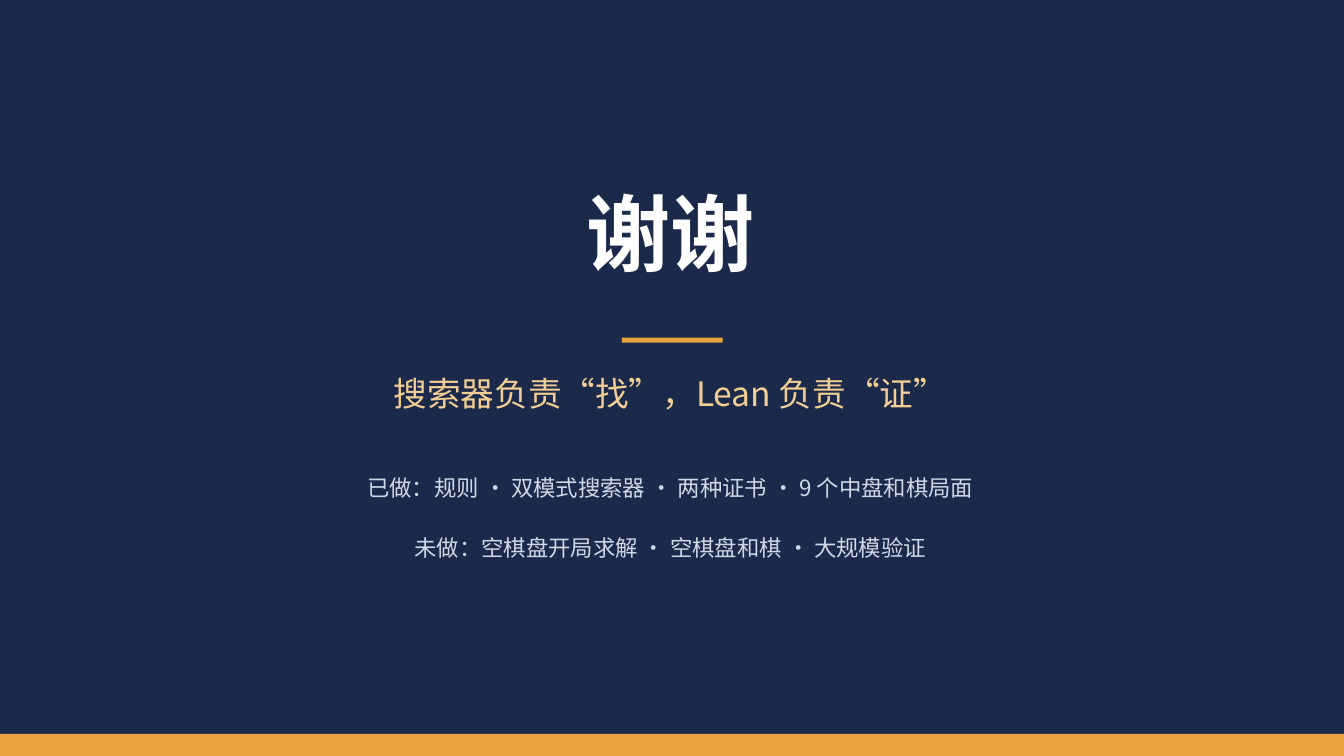
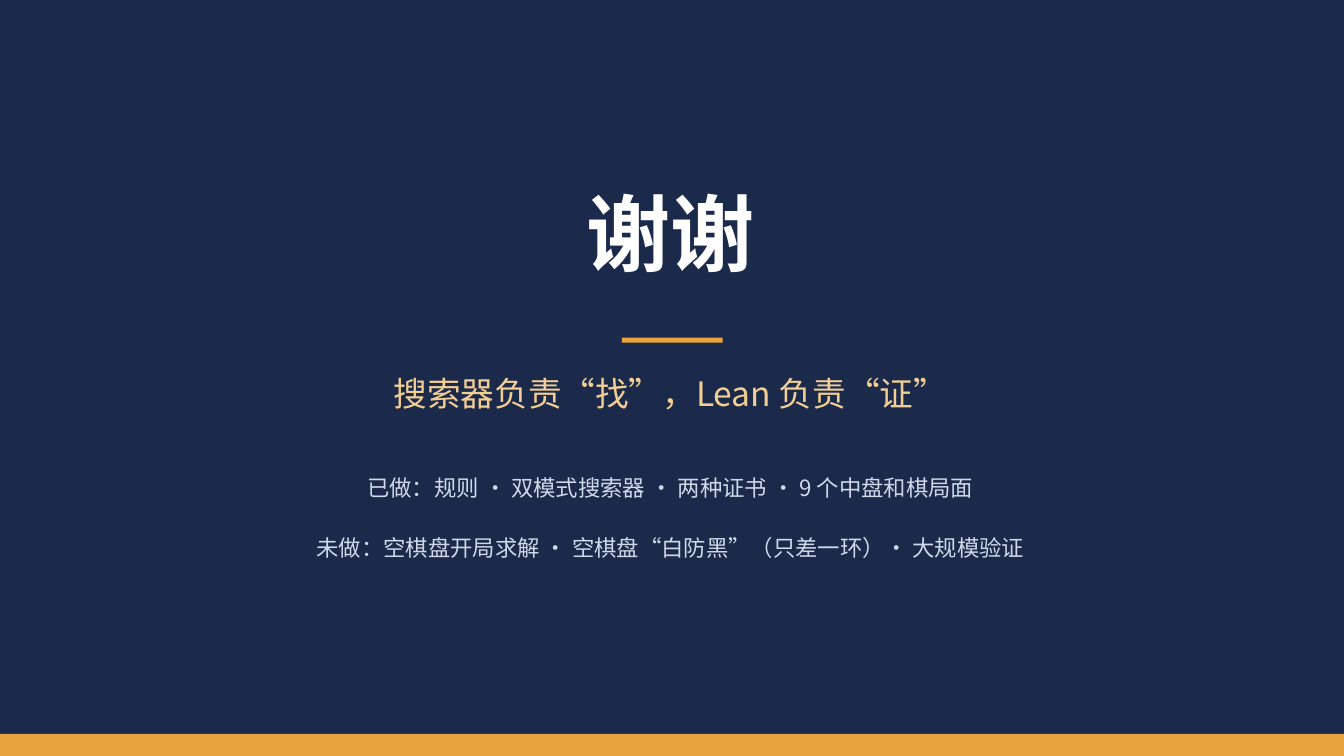
Before and after one commit to 123tg/GomokuFormalization, a slide deck: slide 23 of 五子棋项目阶段汇报_穿插版.pptx. Drawn at 1344x756 pixels with LibreOffice and Linux fonts; fonts in the diff are those of the drawing. Boxes give left, top, right and bottom in pixels: in the first picture for what was removed or moved away, otherwise in the second. Text is boxed around its words. In the diff, an @@ line names an element or a change of style, - is before the commit and + after.

```diff
--- a/五子棋项目阶段汇报_穿插版.pptx
+++ b/五子棋项目阶段汇报_穿插版.pptx
@@ text at <box>316,537,1024,558</box>: text changed @@
-未做：空棋盘开局求解 · 空棋盘和棋 · 大规模验证
+未做：空棋盘开局求解 · 空棋盘“白防黑”（只差一环）· 大规模验证
```
Also in this commit, not shown: 1 other slide changed.
